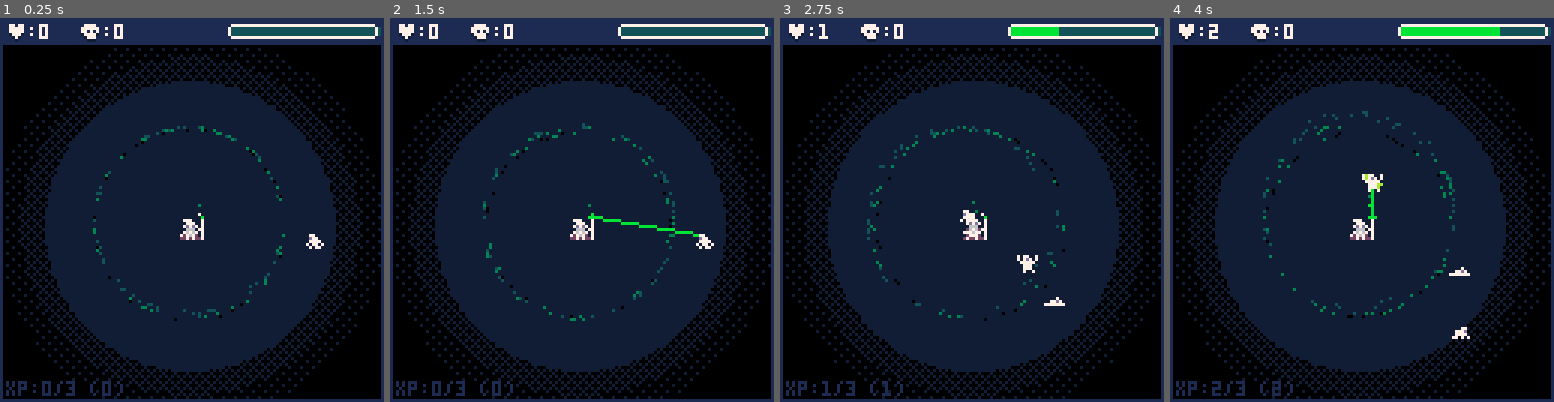
Above: before the commit, frames 1-4 (left to right).
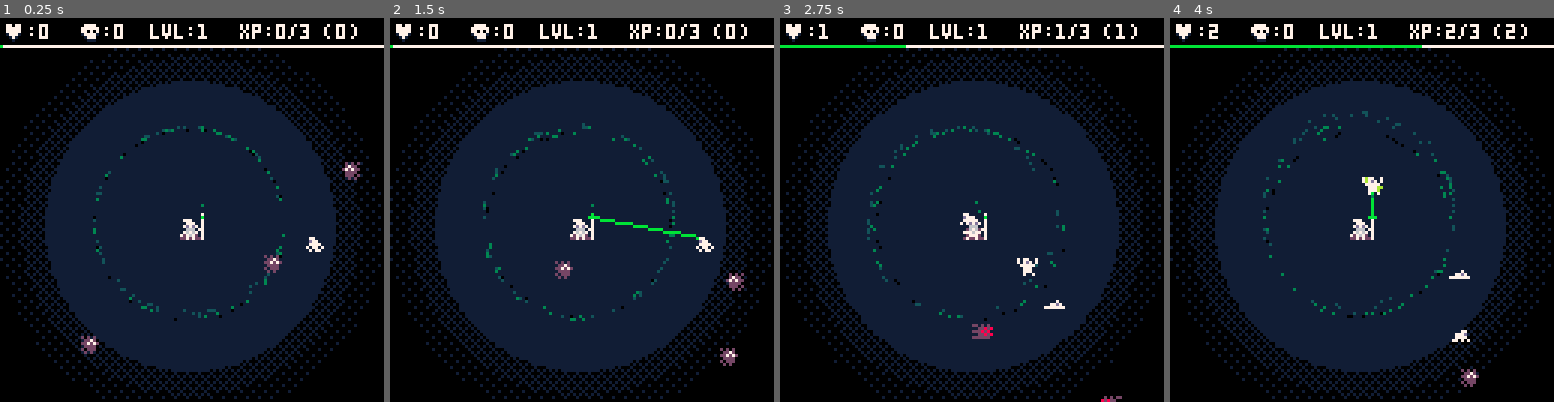
Above: after the commit, the same moments.

Repository: manyweare/heals-p8
Game: PICO-8 cartridge healers.p8
Two runs of this game, one before a commit and one after it. Both use one fixed random seed, a clock stepped at 60 frames per second and the inputs below.
Inputs:
- Up to frame 1 (0.25 s): no input
- Up to frame 2 (1.5 s): tap X (X key) at 0.33, 1.07 s; tap O (Z key) at 0.7 s
- Up to frame 3 (2.75 s): hold Right 1.6-2.1 s; tap O (Z key) at 1.7, 2.1, 2.5 s; tap X (X key) at 1.85 s; hold Up 2.15-2.42 s; hold Right from 2.47 s (still down)
- Up to frame 4 (4 s): tap O (Z key) at 2.9, 3.3, 3.7 s; tap X (X key) at 2.97 s; release Right at 3.03 s; hold Left 3.08-3.58 s; hold Down 3.63-3.97 s

The runs differ from the first frame. In frame 1, 10% of the frame differs, in the area x 0-100%, y 0-100%; in frame 2, 11%; in frame 3, 10%; in frame 4, 10%.

Commit message:
Added enemies spawning
No movement or anything else yet.

Diff:
--- a/cam.lua
+++ b/cam.lua
@@ -7,8 +7,8 @@
 end
 
 function update_cam()
-    cam.x = p.x + flr(p.w / 2) - 63
-    cam.y = p.y - flr(p.h / 2) - 63
+    cam.x = flr(p.x + (p.w / 2) - 63)
+    cam.y = flr(p.y - (p.h / 2) - 63)
 end
 
 function draw_cam()
--- /dev/null
+++ b/enemies.lua
@@ -0,0 +1,41 @@
+function s_enemies()
+	enemies = {}
+	spawn_enemies(3)
+end
+
+function u_enemies()
+	for e in all(enemies) do
+		e.frame += 1
+		move_to_plr(e)
+		if e.frame > e.attspd - e.attspd / 3 then
+			e.spr = e.ss[2]
+			if (e.frame == e.attspd) e.frame = 0
+		else
+			e.spr = e.ss[1]
+		end
+	end
+end
+
+function d_enemies()
+	for e in all(enemies) do
+		spr(e.spr, e.x, e.y, 1, 1, e.flip)
+	end
+end
+
+function spawn_enemies(i)
+	for i = 1, i do
+		e = {
+			x = flr(rnd(120)),
+			y = flr(rnd(120)) + hud.h,
+			ss = { 64, 65 },
+			spr = 64,
+			hp = 10,
+			att = 1,
+			spd = 1,
+			attspd = 30,
+			frame = 1,
+			flip = rnd() < .5
+		}
+		add(enemies, e)
+	end
+end
--- a/entities.lua
+++ b/entities.lua
@@ -21,7 +21,6 @@
 			dist = 0,
 			decay = 0,
 			frame = 0,
-			--rnd() < .5 = rand boolean
 			flip = rnd() < .5,
 			tgl = true,
 			dead = false
@@ -76,6 +75,10 @@
 	e.spr = 1
 end
 
+function anim_entity(e)
+	e.spr = e.ss[flr(e.hp + 1)]
+end
+
 function anim_spawn(e)
 	--if animated for 30 frames
 	--set it to the right spr and move e to entities
@@ -94,10 +97,6 @@
 	else
 		toggle_entity(e)
 	end
-end
-
-function anim_entity(e)
-	e.spr = e.ss[flr(e.hp + 1)]
 end
 
 function anim_healed(e)
--- a/fx.lua
+++ b/fx.lua
@@ -87,7 +87,7 @@
 	local emit = rnd() < .5
 	if emit then
 		add_fx(
-			x,
+			x + 1,
 			y,
 			4 + rnd(4),
 			0,
--- a/healers.p8
+++ b/healers.p8
@@ -11,6 +11,7 @@
 #include fx.lua
 #include sound.lua
 #include cam.lua
+#include enemies.lua
 __gfx__
 00000000000000000000000000000000606060600000000000000000000000000000000000000000000000000000000000000000000000000000000000000000
 00000000000000000000000060666066060606060000000000000000000000000000000000000000000000000000000000000000000000000000000000000000
@@ -44,6 +45,22 @@
 21181188311a11aa000aaa00000a3a00000000000000000000000000000000000000000000000000000000000000000000000000000000000000000000000000
 81811000a1a11000000a0a0000034300000000000000000000000000000000000000000000000000000000000000000000000000000000000000000000000000
 0111000001110000000a0a0000040400000000000000000000000000000000000000000000000000000000000000000000000000000000000000000000000000
+0c0c0c00000000000000000000000000000000000000000000000000000000000000000000000000000000000000000000000000000000000000000000000000
+00cc7c000cc0c0c00000000000000000000000000000000000000000000000000000000000000000000000000000000000000000000000000000000000000000
+0cc7c7c0000cc8c80000000000000000000000000000000000000000000000000000000000000000000000000000000000000000000000000000000000000000
+00cccc000ccc8c800000000000000000000000000000000000000000000000000000000000000000000000000000000000000000000000000000000000000000
+0c0ccc00000cc8c80000000000000000000000000000000000000000000000000000000000000000000000000000000000000000000000000000000000000000
+00c0c0000cccccc00000000000000000000000000000000000000000000000000000000000000000000000000000000000000000000000000000000000000000
+00000000000000000000000000000000000000000000000000000000000000000000000000000000000000000000000000000000000000000000000000000000
+00000000000000000000000000000000000000000000000000000000000000000000000000000000000000000000000000000000000000000000000000000000
+00000000000000000000000000000000000000000000000000000000000000000000000000000000000000000000000000000000000000000000000000000000
+000cc8c8000000000000000000000000000000000000000000000000000000000000000000000000000000000000000000000000000000000000000000000000
+0ccc8c8c000000000000000000000000000000000000000000000000000000000000000000000000000000000000000000000000000000000000000000000000
+000cc8c8000000000000000000000000000000000000000000000000000000000000000000000000000000000000000000000000000000000000000000000000
+0cccccc0000000000000000000000000000000000000000000000000000000000000000000000000000000000000000000000000000000000000000000000000
+000ccc00000000000000000000000000000000000000000000000000000000000000000000000000000000000000000000000000000000000000000000000000
+000c00c0000000000000000000000000000000000000000000000000000000000000000000000000000000000000000000000000000000000000000000000000
+00c00c00000000000000000000000000000000000000000000000000000000000000000000000000000000000000000000000000000000000000000000000000
 __gff__
 0000000100000000000000000000000000000000000000000000000000000000010000000000000000000000000000000303000000000000000000000000000000000000000000000000000000000000000000000000000000000000000000000000000000000000000000000000000000000000000000000000000000000000
 0000000000000000000000000000000000000000000000000000000000000000000000000000000000000000000000000000000000000000000000000000000000000000000000000000000000000000000000000000000000000000000000000000000000000000000000000000000000000000000000000000000000000000
--- a/hud.lua
+++ b/hud.lua
@@ -7,7 +7,7 @@
 		spr = { 5, 6 },
 		x = 0,
 		y = 0,
-		h = 8
+		h = 9
 	}
 end
 
@@ -16,28 +16,30 @@
 	hud.y = cam.y
 	hud.dead = dead
 	hud.healed = healed
-	hud.xpw = 50
-	hud.xp = (p.curxp / xpmax) * hud.xpw
+	hud.xpw = 125
+	hud.xp = flr((p.curxp / xpmax) * hud.xpw)
 end
 
 function draw_hud()
-	--bg
-	rectfill(hud.x, hud.y, hud.x + 127, hud.y + hud.h, 1)
-	--healed
-	spr(hud.spr[2], hud.x + 1, hud.y + 0)
+	-- bg
+	rectfill(hud.x, hud.y, hud.x + 127, hud.y + hud.h, 0)
+	line(hud.x, hud.y + hud.h, hud.x + 127, hud.y + hud.h, 7)
+	d_xp_bar()
+	-- healed
+	spr(hud.spr[2], hud.x, hud.y + 0)
 	print(":" .. tostr(hud.healed), hud.x + 9, hud.y + 2, 7)
-	-- --dead
+	-- dead
 	spr(hud.spr[1], hud.x + 26, hud.y + 0)
 	print(":" .. tostr(hud.dead), hud.x + 34, hud.y + 2, 7)
-	d_xp_bar()
-	-- --border
-	rect(hud.x, hud.y, hud.x + 127, hud.y + 127, 1)
-	print("xp:" .. tostr(p.curxp) .. "/" .. tostr(xpmax) .. " (" .. tostr(p.totalxp) .. ")", hud.x + 2, hud.y + 121, 1)
-	-- print("t:" .. tostr(p.totalxp), hud.x + 2 + 32, 115, 7)
+	-- border
+	-- rect(hud.x, hud.y, hud.x + 127, hud.y + 127, 1)
+	-- text
+	print("lvl:" .. tostr(p.lvl), hud.x + 50, hud.y + 2, 7)
+	print("xp:" .. tostr(p.curxp) .. "/" .. tostr(xpmax) .. " (" .. tostr(p.totalxp) .. ")", hud.x + 80, hud.y + 2, 7)
 end
 
 function d_xp_bar()
-	rectfill(hud.x + 76, hud.y + 3, hud.x + 76 + hud.xpw, hud.y + 5, 15)
-	rectfill(hud.x + 76, hud.y + 3, hud.x + 76 + hud.xp, hud.y + 5, 11)
-	rrect(hud.x + 76, hud.y + 2, hud.xpw, 5, 1, 7)
+	-- rectfill(hud.x + 1, hud.y + 1, hud.x + 1 + hud.xpw, hud.y + hud.h - 1, 15)
+	line(hud.x, hud.y + hud.h, hud.x + hud.xp, hud.y + hud.h, 11)
+	-- rrect(hud.x + 76, hud.y + 2, hud.xpw, 5, 1, 7)
 end
--- a/main.lua
+++ b/main.lua
@@ -20,6 +20,7 @@
 	player_setup()
 	heals_setup()
 	setup_entities()
+	s_enemies()
 	setup_fx()
 	setup_cam()
 end
@@ -30,6 +31,7 @@
 	-- update funcs
 	update_heals()
 	update_entities()
+	u_enemies()
 	update_player()
 	update_fx()
 	update_hud()
@@ -43,6 +45,7 @@
 	draw_heals()
 	draw_fx()
 	draw_entities()
+	d_enemies()
 	draw_player()
 	draw_hud()
 	draw_lvlup()
@@ -87,9 +90,15 @@
 	printh(text, "log", true)
 end
 
-function angle_move(x, y, targetx, targety, speed)
-	local a = atan2(x - targetx, y - targety)
-	return { x = -speed * cos(a), y = -speed * sin(a) }
+-- function angle_move(x, y, targetx, targety, speed)
+-- 	local a = atan2(x - targetx, y - targety)
+-- 	return { x = -speed * cos(a), y = -speed * sin(a) }
+-- end
+
+function move_to_plr(e)
+	local a = atan2(e.x - 63, e.y - 63)
+	e.x -= sin(a) * -e.spd
+	e.y -= cos(a) * -e.spd
 end
 
 function approx_dist(x1, y1, x2, y2)
